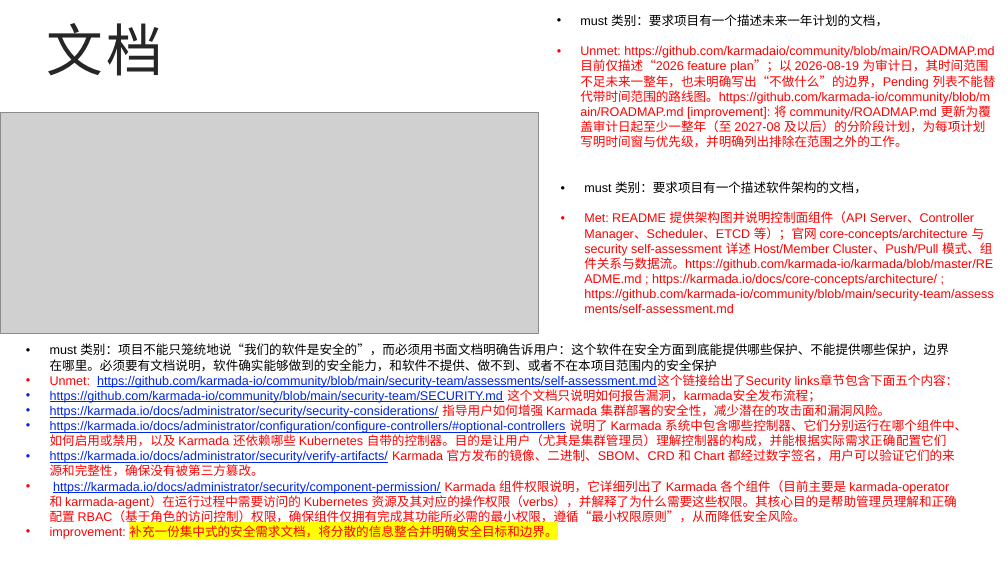
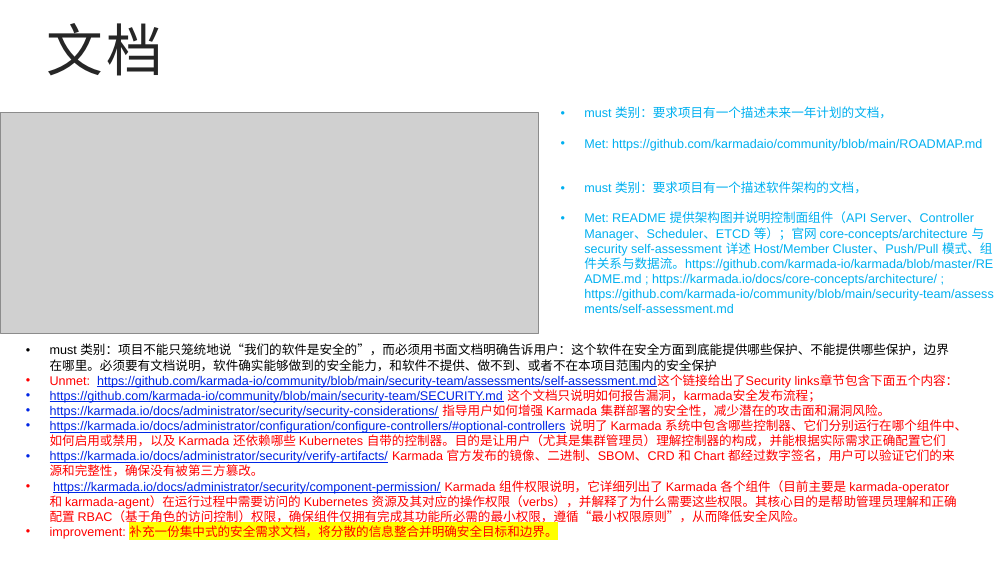
Before and after one commit to FengyuanYin/openssl_best_practice_verification, a slide deck: slide 6 of Karmada OpenSSF Best Practices Silver.pptx. Drawn at 1008x567 pixels with LibreOffice and Linux fonts; fonts in the diff are those of the drawing; grey boxes stand for pictures. Boxes give left, top, right and bottom in pixels: in the first picture for what was removed or moved away, otherwise in the second. Text is boxed around its words. In the diff, an @@ line names an element or a change of style, - is before the commit and + after.

```diff
--- a/Karmada OpenSSF Best Practices Silver.pptx
+++ b/Karmada OpenSSF Best Practices Silver.pptx
@@ text "must 类别：要求项目有一个描述未来一年计划的文档，": place and size @@
-text "must 类别：要求项目有一个描述未来一年计划的文档，" at <box>580,14,996,147</box>
+text "must 类别：要求项目有一个描述未来一年计划的文档，" at <box>584,106,982,151</box>
@@ text at <box>584,106,892,118</box>: text colour #000000 to #00B0F0 in "must 类别：要求项目有一个描述未来一年计划的文档，" @@
@@ text at <box>584,139,982,151</box>: text changed; text colour #FF0000 to #00B0F0 @@
-• Unmet: https://github.com/karmadaio/community/blob/main/ROADMAP.md 目前仅描述“2026 feature plan”；以 2026-08-19 为审计日，其时间范围不足未来一整年，也未明确写出“不做什么”的边界，Pending 列表不能替代带时间范围的路线图。https://github.com/karmada-io/community/blob/main/ROADMAP.md [improvement]: 将 community/ROADMAP.md 更新为覆盖审计日起至少一整年（至 2027-08 及以后）的分阶段计划，为每项计划写明时间窗与优先级，并明确列出排除在范围之外的工作。
+• Met: https://github.com/karmadaio/community/blob/main/ROADMAP.md
@@ text "must 类别：要求项目有一个描述软件架构的文档，" at <box>584,181,994,313</box>: text colour #000000 to #00B0F0 in "must 类别：要求项目有一个描述软件架构的文档，"; text colour #FF0000 to #00B0F0 @@
```
Also in this commit, not shown: 9 other slides changed.
